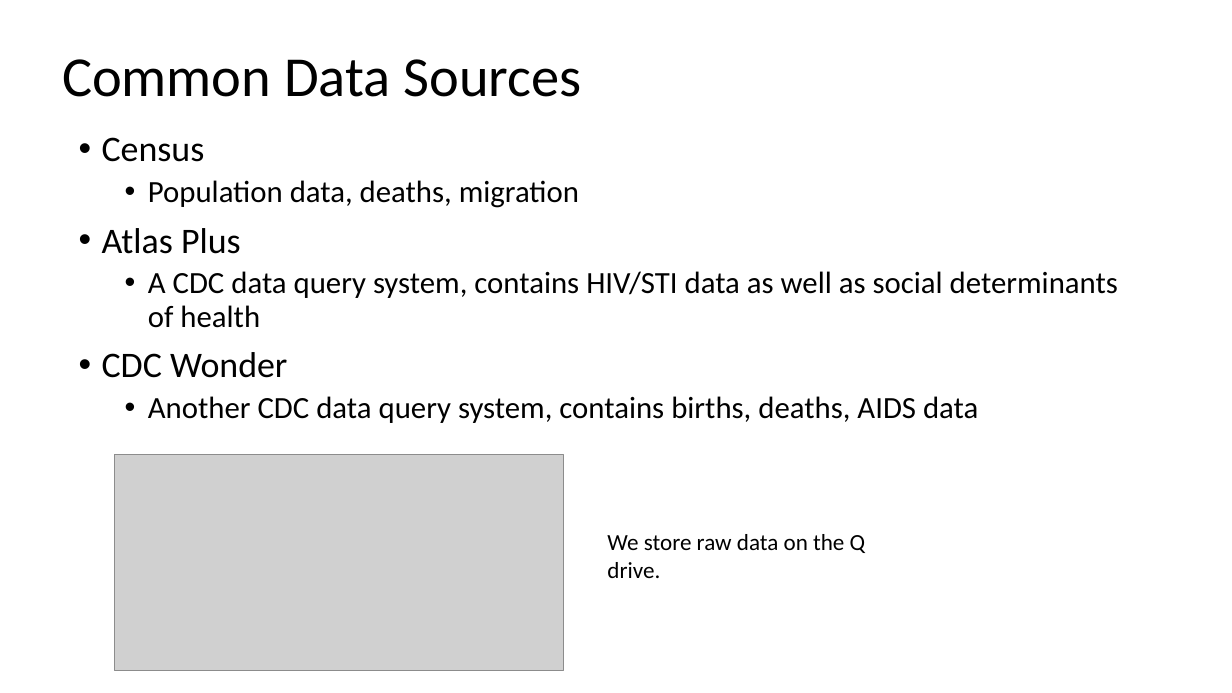
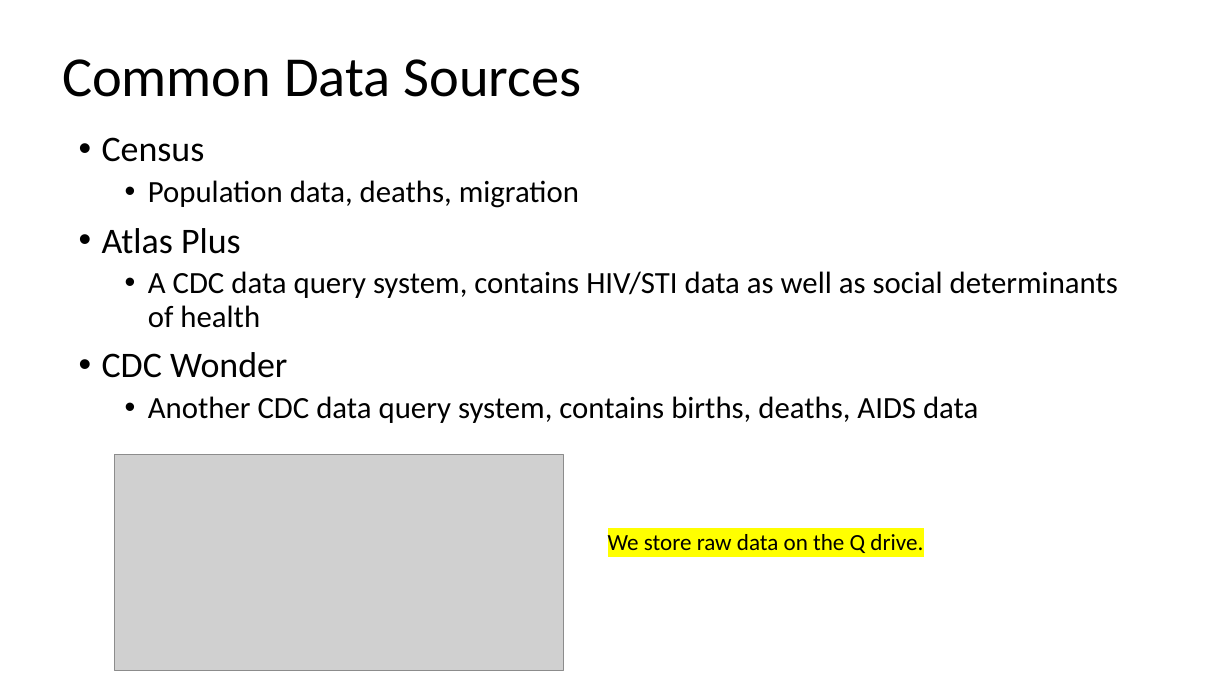
Before and after one commit to tfojo1/jheem_analyses, a slide deck: slide 18 of documentation/Data Manager/Data Manager Overview.pptx. Drawn at 1232x693 pixels with LibreOffice and Linux fonts; fonts in the diff are those of the drawing; grey boxes stand for pictures. Boxes give left, top, right and bottom in pixels: in the first picture for what was removed or moved away, otherwise in the second. Text is boxed around its words. In the diff, an @@ line names an element or a change of style, - is before the commit and + after.

```diff
--- a/documentation/Data Manager/Data Manager Overview.pptx
+++ b/documentation/Data Manager/Data Manager Overview.pptx
@@ text "We store raw data on ..." at box(608, 534, 923, 553): highlight none to #FFFF00 @@
```
Also in this commit, not shown: 1 slide added, 4 other files.
